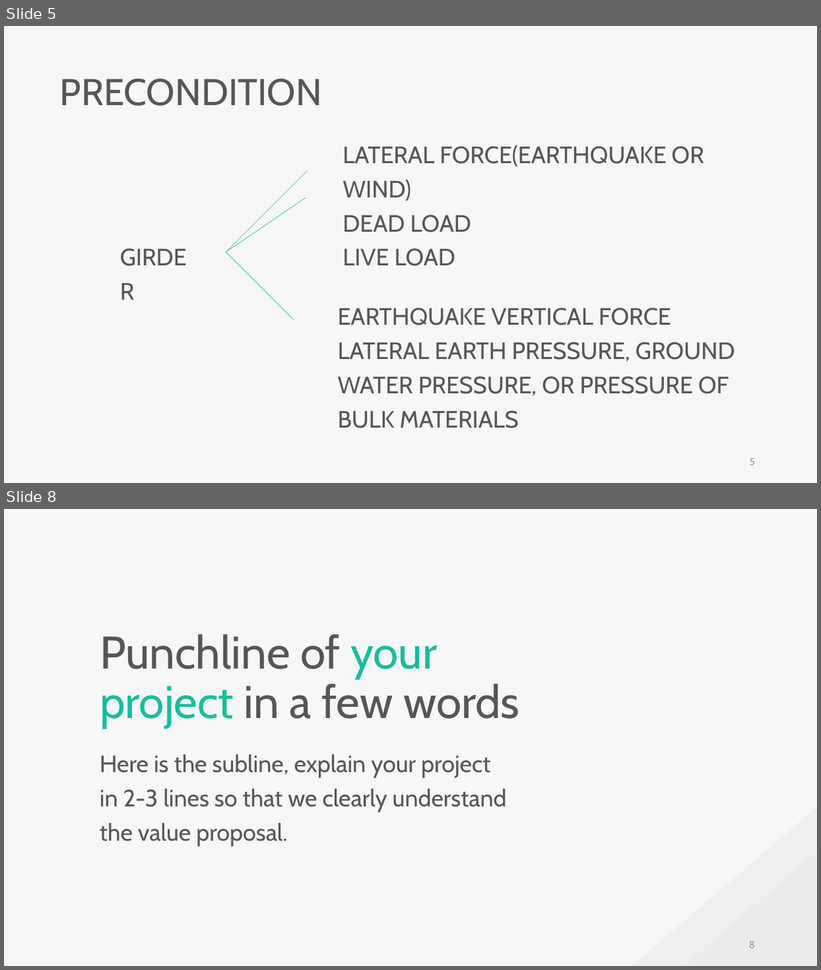
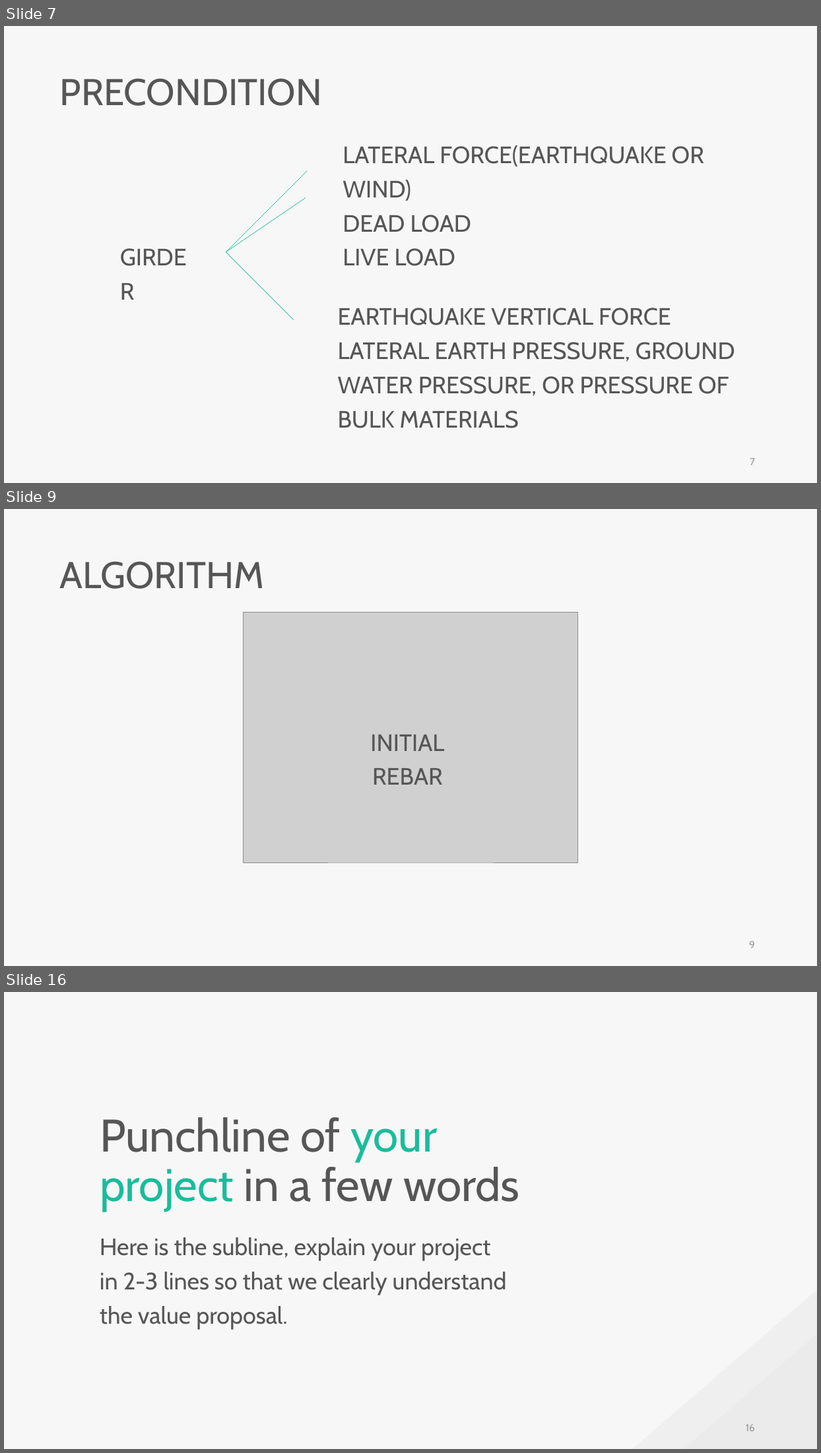
Before and after one commit to skyran1278/VbaProject, a slide deck: 20180126_SmartSplice/20180920_Meeting/20180920 Meeting.pptx. Shown one above the other, each under a label of ours: slides 5 and 8 before the commit, slides 7, 9 and 16 after it; the slides between them are not shown. The pictures are 821x970 and 821x1453 pixels, drawn with LibreOffice and Linux fonts; fonts in the diff are those of the drawing; grey boxes stand for pictures. Boxes give left, top, right and bottom in pixels: in the first picture for what was removed or moved away, otherwise in the second. Text is boxed around its words. In the diff, an @@ line names an element or a change of style, - is before the commit and + after.

```diff
--- a/20180126_SmartSplice/20180920_Meeting/20180920 Meeting.pptx
+++ b/20180126_SmartSplice/20180920_Meeting/20180920 Meeting.pptx
@@ slide 9 added at <box>4,509,817,966</box>, background #F7F7F7 @@
@@ text added at <box>60,561,264,589</box>, 44 pt, text #565656 @@
+ALGORITHM
@@ picture added at <box>244,613,578,863</box> @@
@@ text added at <box>370,735,444,785</box>, 28 pt, text #565656 @@
+INITIAL REBAR
@@ page number added at <box>749,941,755,949</box>, 12 pt, text #9A9A9A @@
+9
@@ what was slide 5 is now slide 7 @@
@@ page number at <box>750,458,755,466</box>: text changed @@
-5
+7
@@ what was slide 8 is now slide 16 @@
@@ page number at <box>746,1424,755,1432</box>: text changed @@
-8
+16
```
Also in this commit, not shown: 5 slides changed, 7 other slides added, 3 other files.
